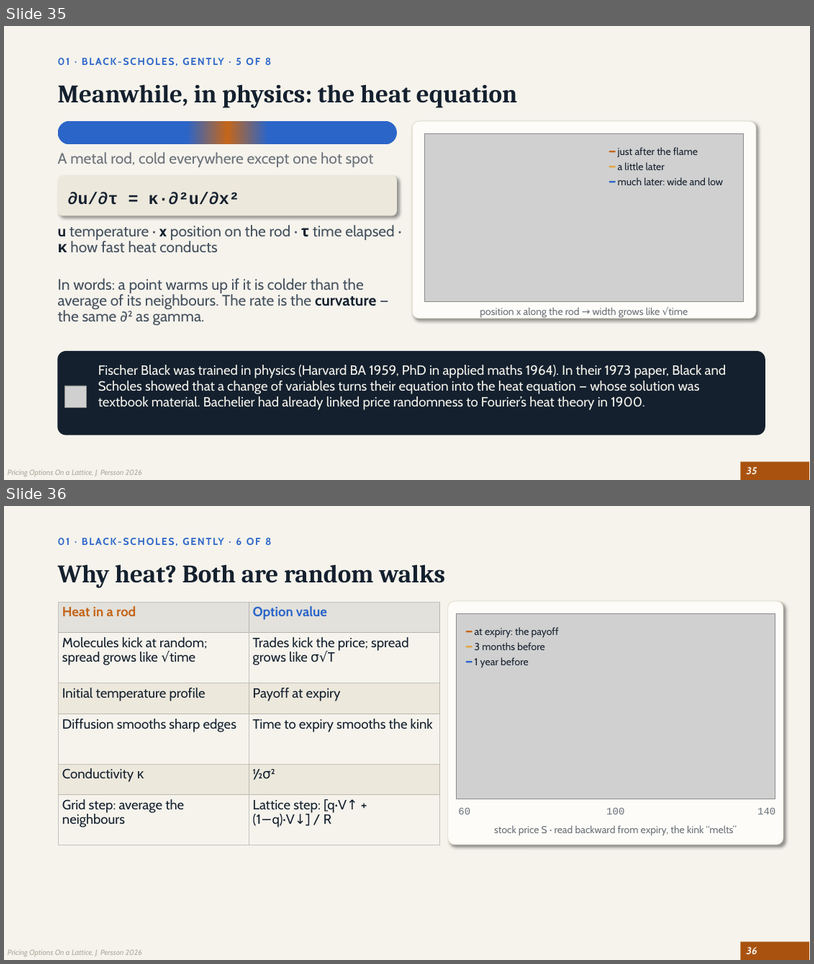
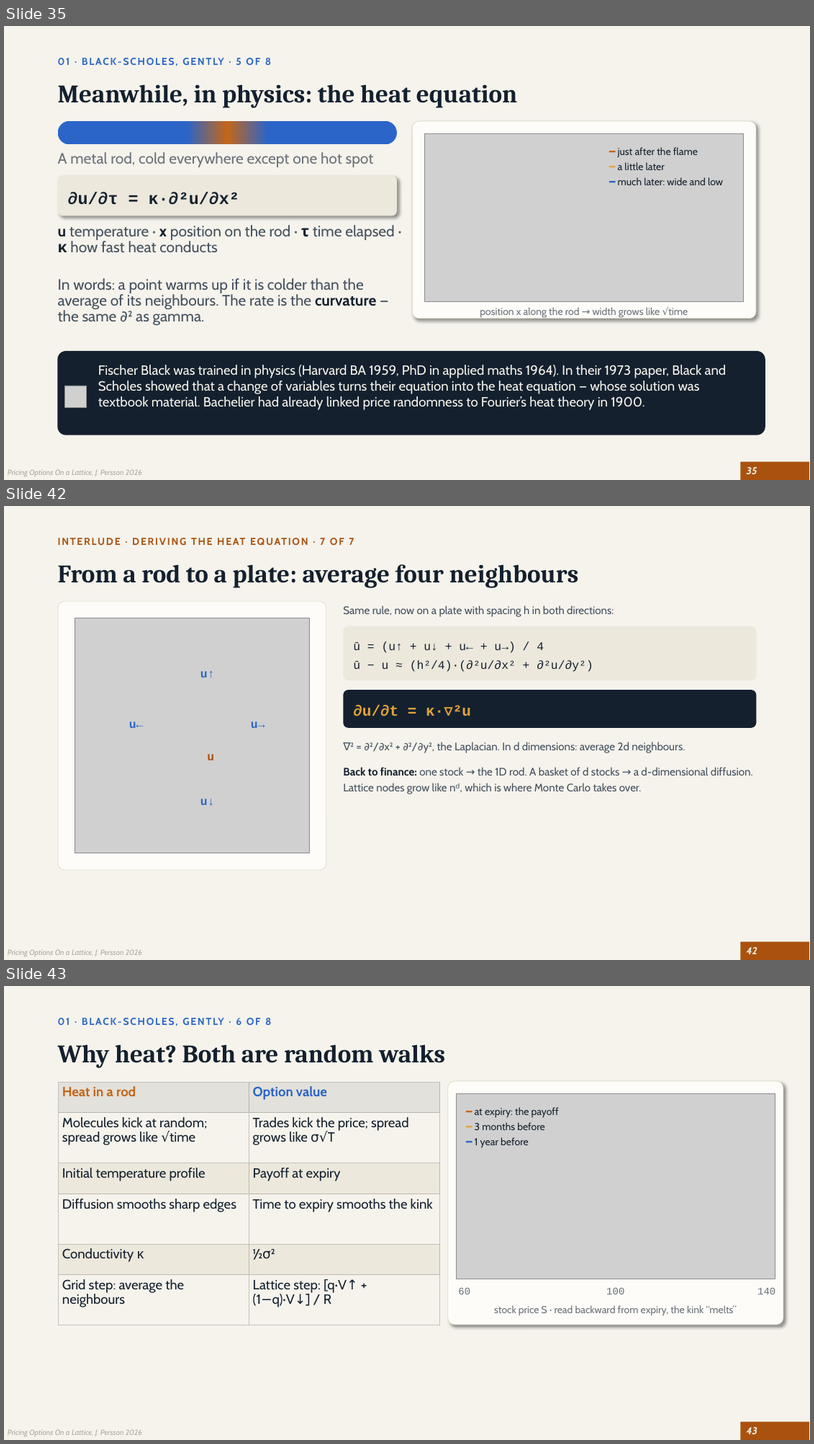
Before and after one commit to johan162/EduMatcher, a slide deck: docs/presentations/finance/Option Pricing on a Lattice.pptx. Shown one above the other, each under a label of ours: slides 35 and 36 before the commit, slides 35, 42 and 43 after it; the slides between them are not shown. The pictures are 814x964 and 814x1444 pixels, drawn with LibreOffice and Linux fonts; fonts in the diff are those of the drawing; grey boxes stand for pictures. Boxes give left, top, right and bottom in pixels: in the first picture for what was removed or moved away, otherwise in the second. Text is boxed around its words. In the diff, an @@ line names an element or a change of style, - is before the commit and + after.

```diff
--- a/docs/presentations/finance/Option Pricing on a Lattice.pptx
+++ b/docs/presentations/finance/Option Pricing on a Lattice.pptx
@@ slide 42 added at [4,506,810,960], background #F5F3EC; not listed: 2 template elements that a slide beside it also shows @@
@@ text added at [320,538,354,545], 12 pt, text #A9520F, bold @@
+INTERLUDE · DERIVING THE HEAT EQUATION · 7 OF 7
@@ title added at [58,564,579,587], 30 pt, text #14202E, bold @@
+From a rod to a plate: average four neighbours
@@ rounded rectangle added at [58,601,327,870], fill #FDFCF8, outline #DDD7C6 0.5 pt @@
@@ text added at [343,605,614,617], 13 pt, text #44505E @@
+Same rule, now on a plate with spacing h in both directions:
@@ picture added at [75,618,310,853] @@
@@ rounded rectangle added at [343,626,756,680], fill #ECE8DC, 14 pt, text #14202E @@
+ū = (u↑ + u↓ + u← + u→) / 4
+ū − u ≈ (h²/4)·(∂²u/∂x² + ∂²u/∂y²)
@@ text added at [201,671,215,678], 14 pt, text #2B65C8, bold @@
+u↑
@@ rounded rectangle added at [343,690,756,728], fill #14202E, 18 pt, text #E3A33B, bold @@
+∂u/∂t = κ·∇²u
@@ text added at [129,721,144,728], 14 pt, text #2B65C8, bold @@
+u←
@@ text added at [251,721,265,728], 14 pt, text #2B65C8, bold @@
+u→
@@ text added at [350,741,685,753], 13 pt, text #44505E @@
+∇² = ∂²/∂x² + ∂²/∂y², the Laplacian. In d dimensions: average 2d neighbours.
@@ text added at [207,754,214,760], 14 pt, text #A9520F, bold @@
+u
@@ text added at [343,767,754,794], 13 pt, text #44505E @@
+Back to finance: one stock → the 1D rod. A basket of d stocks → a d-dimensional diffusion. Lattice nodes grow like nᵈ, which is where Monte Carlo takes over.
@@ text added at [201,798,215,806], 14 pt, text #2B65C8, bold @@
+u↓
@@ what was slide 36 is now slide 43 @@
@@ page number at [747,1427,758,1434]: text changed @@
-36
+43
```
Also in this commit, not shown: 6 other slides added, 2 other files.
